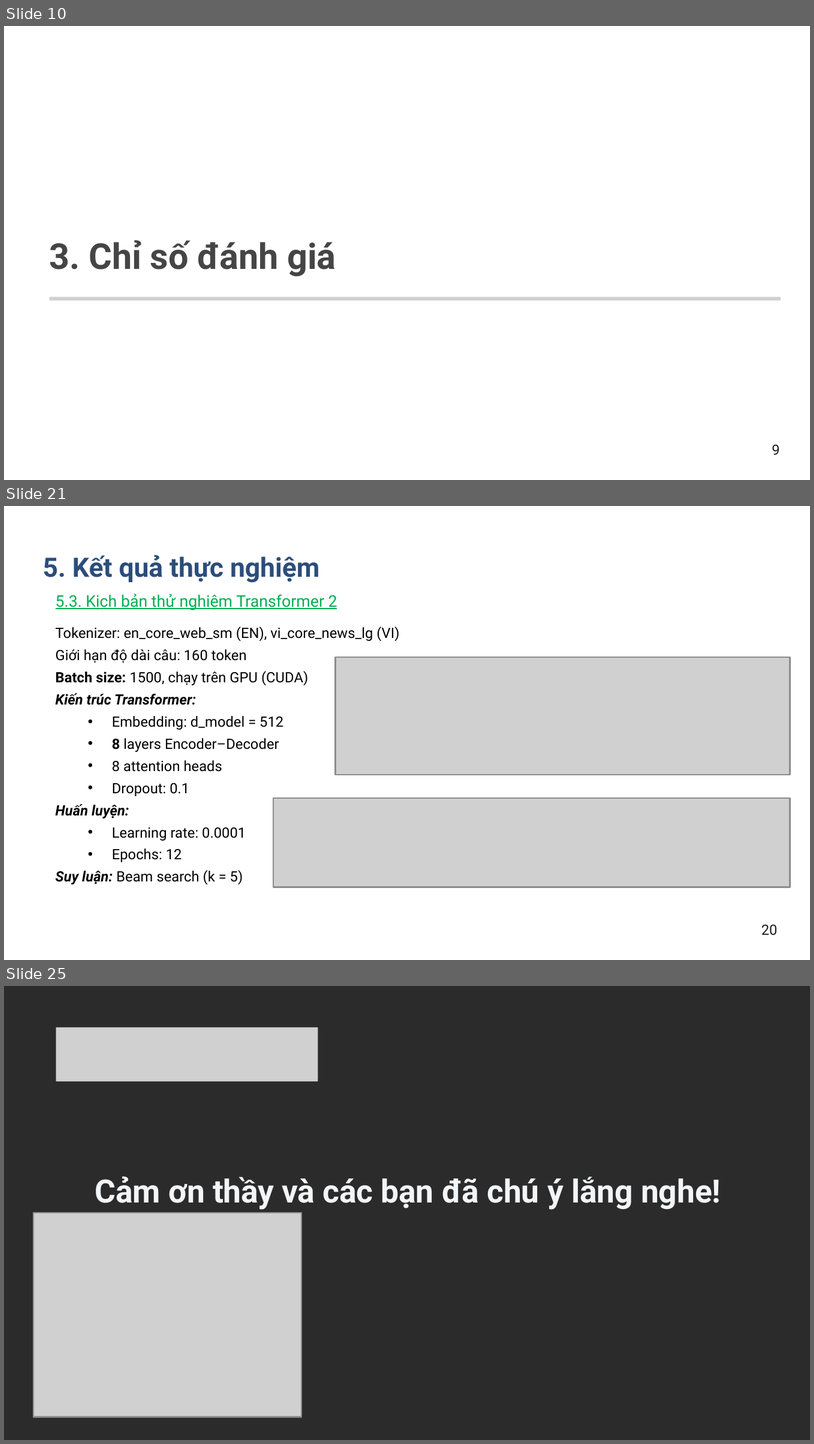
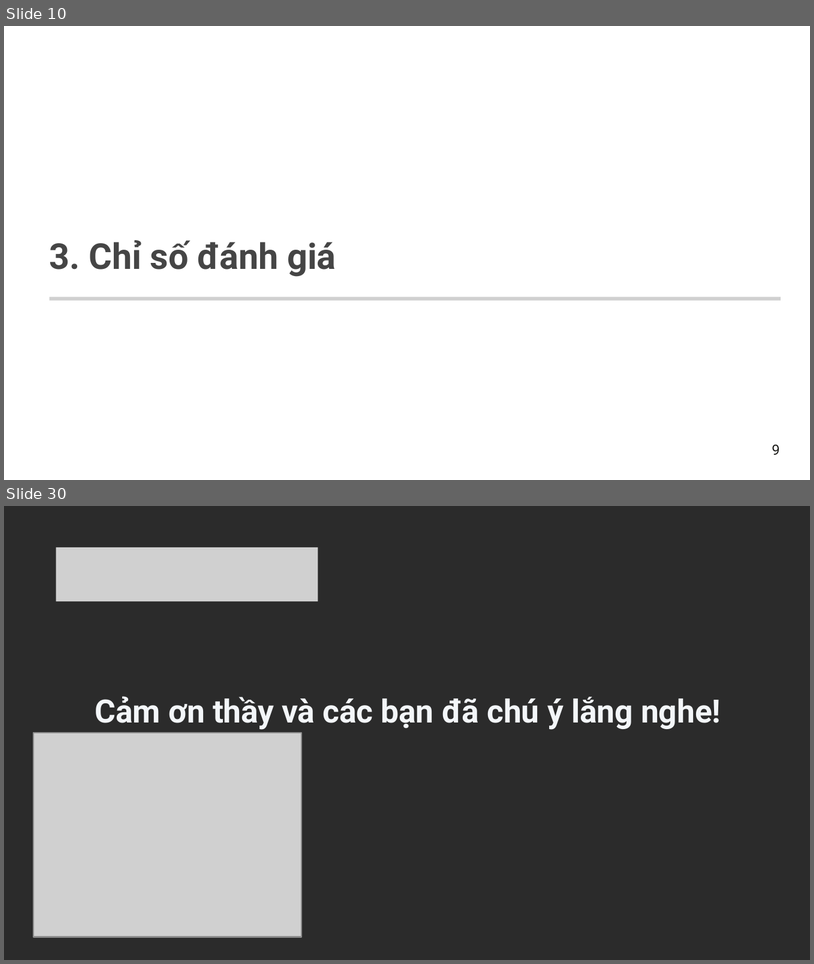
Before and after one commit to levanmanhbka/ptit_nlp, a slide deck: docs/Nhom12_SlideBaoCaoCuoiKy.pptx. Shown one above the other, each under a label of ours: slides 10, 21 and 25 before the commit, slides 10 and 30 after it; the slides between them are not shown. The pictures are 814x1444 and 814x964 pixels, drawn with LibreOffice and Linux fonts; fonts in the diff are those of the drawing; grey boxes stand for pictures; background and template pictures are left out; a plain dark background stands for a picture behind light text. Boxes give left, top, right and bottom in pixels: in the first picture for what was removed or moved away, otherwise in the second. Text is boxed around its words. In the diff, an @@ line names an element or a change of style, - is before the commit and + after.

```diff
--- a/docs/Nhom12_SlideBaoCaoCuoiKy.pptx
+++ b/docs/Nhom12_SlideBaoCaoCuoiKy.pptx
@@ slide 21 removed at bbox=[4, 506, 810, 960], background #FFFFFF @@
@@ text removed at bbox=[43, 555, 320, 583] @@
-5. Kết quả thực nghiệm
@@ text removed at bbox=[56, 594, 338, 610] @@
-5.3. Kịch bản thử nghiệm Transformer 2
@@ text removed at bbox=[56, 627, 399, 885] @@
-Tokenizer: en_core_web_sm (EN), vi_core_news_lg (VI)
-Giới hạn độ dài câu: 160 token
-Batch size: 1500, chạy trên GPU (CUDA)
-Kiến trúc Transformer:
-• Embedding: d_model = 512
-• 8 layers Encoder–Decoder
-• 8 attention heads
-• Dropout: 0.1
-Huấn luyện:
-• Learning rate: 0.0001
-• Epochs: 12
-Suy luận: Beam search (k = 5)
@@ picture removed at bbox=[336, 657, 791, 775] @@
@@ picture removed at bbox=[273, 798, 790, 888] @@
@@ text removed at bbox=[762, 925, 778, 936] @@
-20
@@ what was slide 25 is now slide 30 @@
```
Also in this commit, not shown: 13 slides changed, 9 slides added.
